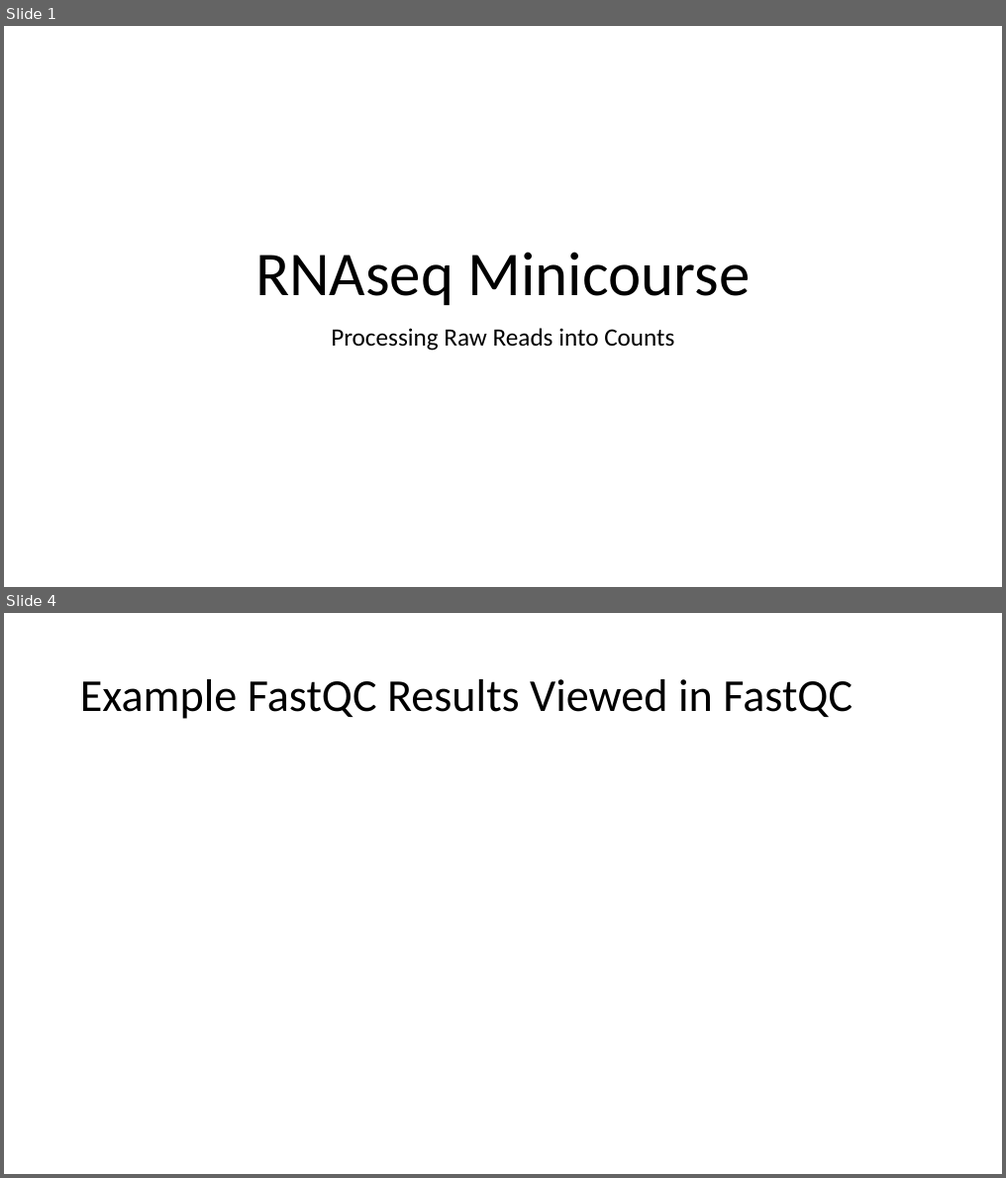
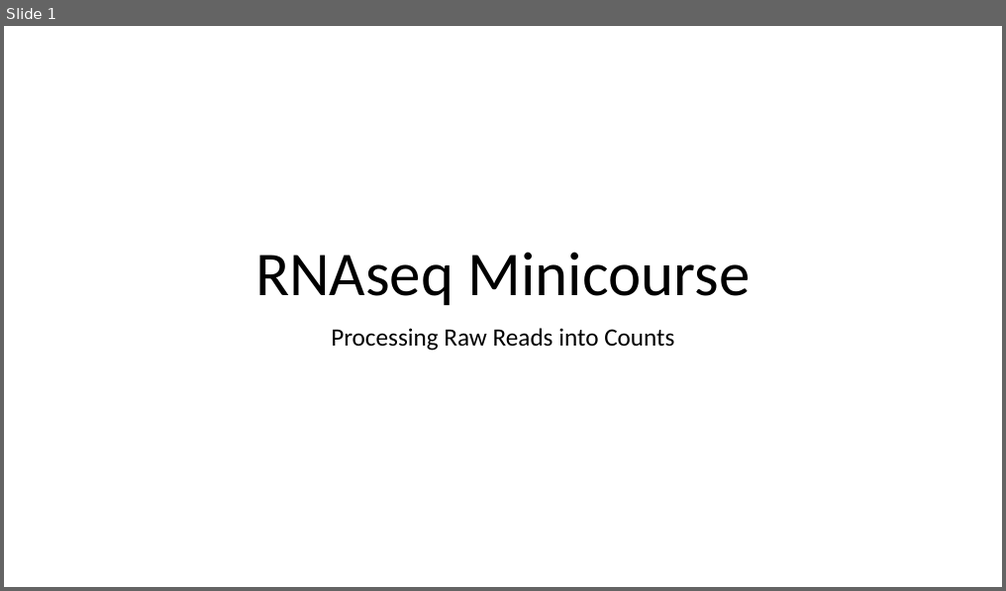
Before and after one commit to tpaape/RNAseq_Miniworkshop, a slide deck: Presentations/Processing Raw RNA Reads to Counts.pptx. Shown one above the other, each under a label of ours: slides 1 and 4 before the commit, slide 1 after it; the slides between them are not shown. The pictures are 1006x1178 and 1006x591 pixels, drawn with LibreOffice and Linux fonts; fonts in the diff are those of the drawing. Boxes give left, top, right and bottom in pixels: in the first picture for what was removed or moved away, otherwise in the second. Text is boxed around its words. In the diff, an @@ line names an element or a change of style, - is before the commit and + after.

```diff
--- a/Presentations/Processing Raw RNA Reads to Counts.pptx
+++ b/Presentations/Processing Raw RNA Reads to Counts.pptx
@@ slide 4 removed at <box>4,613,1002,1174</box>, background #FFFFFF @@
@@ title removed at <box>80,679,852,719</box> @@
-Example FastQC Results Viewed in FastQC
```
Also in this commit, not shown: 1 slide changed, 10 other slides removed, 6 other files.
